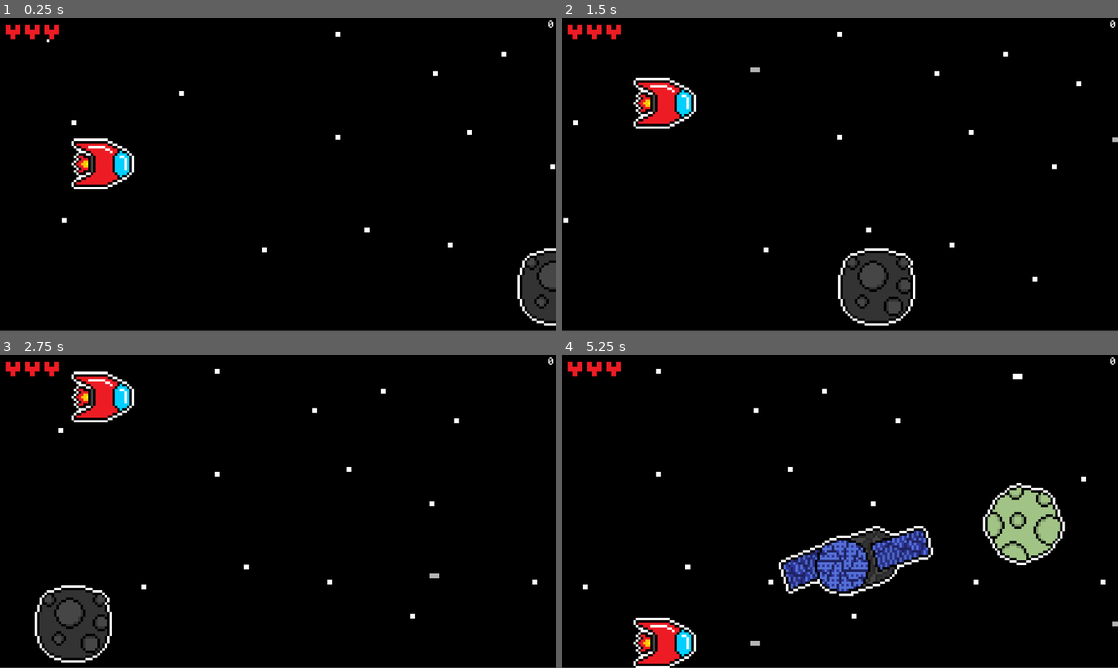
Above: before the commit, frames 1-4 (two rows, left to right).
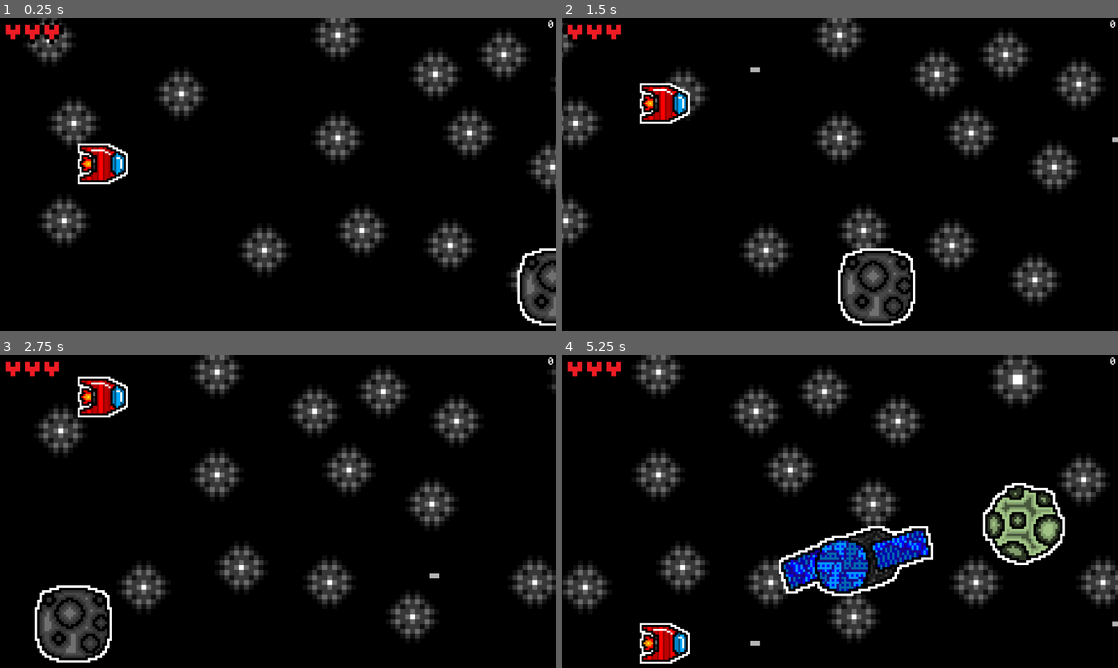
Above: after the commit, the same moments.

Repository: isaacreid7343-wq/Gasteroid-Destroyer
Game: Godot game, scene res://game_area.tscn
Two runs of this game, one before a commit and one after it. Both use one fixed random seed, a clock stepped at 60 frames per second and the inputs below.
Inputs:
- Up to frame 1 (0.25 s): no input
- Up to frame 2 (1.5 s): hold W (up) 0.53-1.28 s; tap D (shoot) at 0.6, 1.35 s; hold S (down) from 1.28 s (still down)
- Up to frame 3 (2.75 s): release S (down) at 2.03 s; hold W (up) from 2.03 s (still down); tap D (shoot) at 2.1 s
- Up to frame 4 (5.25 s): tap D (shoot) every 0.75 s from 2.85 to 5.1 s; release W (up) at 3.53 s; hold S (down) from 3.53 s (still down)

The runs differ from the first frame. In frame 1, 10% of the frame differs, in the area x 0-100%, y 0-100%; in frame 2, 11%; in frame 3, 11%; in frame 4, 17%.

Commit message:
Final Update

Diff:
--- a/Asteroid.tscn
+++ b/Asteroid.tscn
@@ -1,7 +1,7 @@
 [gd_scene format=3 uid="uid://b2m71lxbmfq1q"]
 
 [ext_resource type="Script" uid="uid://d4fisrc36nplv" path="res://asteroid.gd" id="1_n00aa"]
-[ext_resource type="Texture2D" uid="uid://dm31bj1do8bkp" path="res://Assets/pixil-frame-0 (3).png" id="2_n00aa"]
+[ext_resource type="Texture2D" uid="uid://bvpb2l7jr2dvs" path="res://Assets/Asteroid.png" id="2_n00aa"]
 
 [sub_resource type="CircleShape2D" id="CircleShape2D_dl81w"]
 radius = 89.02247
--- a/Player.gd
+++ b/Player.gd
@@ -4,21 +4,27 @@
 @onready var full_heart_3: Sprite2D = $"../Full Heart 3"
 
 @export var bulletScene: PackedScene
-@export var lives = 3
+var lives = 3
 
+func _ready() -> void:
+	get_child(0).play("3 Health")
 
 func _process(delta: float) -> void:
-	var input = Input.get_axis("up", "down")
-	position.y += (input * 600) * delta
-	if position.y >= 595:
-		position.y = 595
-	elif position.y <= 55:
-		position.y = 55
-	if Input.is_action_just_pressed("shoot"):
-		var node = bulletScene.instantiate()
-		node.position.y = position.y
-		node.position.x = position.x + 70
-		get_parent().add_child(node)
+	if get_parent().get_child(0).ending == false:
+		var input = Input.get_axis("up", "down")
+		position.y += (input * 600) * delta
+		if position.y >= 595:
+			position.y = 595
+		elif position.y <= 55:
+			position.y = 55
+		if Input.is_action_just_pressed("shoot"):
+			var node = bulletScene.instantiate()
+			node.position.y = position.y
+			node.position.x = position.x + 70
+			get_parent().add_child(node)
+	else:
+		if position.x < 1500:
+			position.x += 5
 
 func damage(damaged):
 	get_parent().get_child(0).boomSound()
@@ -28,23 +34,22 @@
 		full_heart_1.visible = true
 		full_heart_2.visible = true
 		full_heart_3.visible = true
-		get_child(0).visible = true
-		get_child(1).visible = false
-		get_child(2).visible = false
+		var Frame = get_child(0).frame
+		get_child(0).play("3 Health")
+		get_child(0).frame = Frame
 	if lives <= 0:
 		get_tree().reload_current_scene.call_deferred()
-		print("Game Ended")
 	if lives == 2:
 		full_heart_1.visible = true
 		full_heart_2.visible = true
 		full_heart_3.visible = false
-		get_child(0).visible = false
-		get_child(1).visible = true
-		get_child(2).visible = false
+		var Frame = get_child(0).frame
+		get_child(0).play("2 Health")
+		get_child(0).frame = Frame
 	elif lives == 1:
 		full_heart_1.visible = true
 		full_heart_2.visible = false
 		full_heart_3.visible = false
-		get_child(0).visible = false
-		get_child(1).visible = false
-		get_child(2).visible = true
+		var Frame = get_child(0).frame
+		get_child(0).play("1 Health")
+		get_child(0).frame = Frame
--- a/asteroid.gd
+++ b/asteroid.gd
@@ -1,6 +1,6 @@
 extends Area2D
 
-@export var audioPlayed = 0
+var audioPlayed = 0
 
 func _process(delta: float) -> void:
 	position.x -= 400 * delta
--- a/background.gd
+++ b/background.gd
@@ -1,14 +1,16 @@
 extends Sprite2D
 
-@export var stretches = 0
+var stretches = 0
+var ending = false
 
 func _process(delta: float) -> void:
-	position.x -= 100 * delta
+	if ending == false:
+		position.x -= 100 * delta
 	if position.x <= -385:
 		stretches += 1
 		position.x = 1553
 		print(stretches)
-		if stretches >= INF && get_parent().points >= INF:
+		if stretches >= -1 && get_parent().points >= 0:
 			get_parent().bossBattle()
 
 func boomSound():
--- a/broken_satellite.gd
+++ b/broken_satellite.gd
@@ -1,6 +1,6 @@
 extends Area2D
 
-@export var shot = 0
+var shot = 0
 
 func _process(delta: float) -> void:
 	position.x -= 400 * delta
--- a/broken_satellite.tscn
+++ b/broken_satellite.tscn
@@ -1,7 +1,7 @@
 [gd_scene format=3 uid="uid://lc1tbvomseb1"]
 
 [ext_resource type="Script" uid="uid://band6cm0wpyy4" path="res://broken_satellite.gd" id="1_irlbt"]
-[ext_resource type="Texture2D" uid="uid://c3r4fuaqyoadt" path="res://Assets/pixil-frame-0 (23).png" id="1_qxhs8"]
+[ext_resource type="Texture2D" uid="uid://7kdja0bcdull" path="res://Assets/Broken_Satellite.png" id="2_irlbt"]
 
 [sub_resource type="CapsuleShape2D" id="CapsuleShape2D_irlbt"]
 radius = 10.760168
@@ -13,7 +13,7 @@
 [node name="Sprite2D" type="Sprite2D" parent="." unique_id=1848283667]
 texture_filter = 1
 scale = Vector2(5, 5)
-texture = ExtResource("1_qxhs8")
+texture = ExtResource("2_irlbt")
 
 [node name="CollisionShape2D" type="CollisionShape2D" parent="." unique_id=168882778]
 position = Vector2(1, 3.7252903e-08)
--- a/bullet.gd
+++ b/bullet.gd
@@ -1,6 +1,4 @@
 extends Area2D
-
-
 
 func _process(delta: float) -> void:
 	position.x += 1000 * delta
@@ -14,4 +12,4 @@
 	get_parent().point(pointed)
 
 func _on_area_entered(_area: Area2D) -> void:
-	pass #get_parent().get_parent().get_child(0).get_child(0).boomSound()
+	get_parent().get_parent().get_child(0).get_child(0).boomSound()
--- a/game_area.tscn
+++ b/game_area.tscn
@@ -6,18 +6,105 @@
 [ext_resource type="PackedScene" uid="uid://lc1tbvomseb1" path="res://broken_satellite.tscn" id="4_tkan5"]
 [ext_resource type="PackedScene" uid="uid://etom1edy2il8" path="res://moon_rock.tscn" id="5_8mpgn"]
 [ext_resource type="PackedScene" uid="uid://bbbyvcx02a22v" path="res://the_roaring_knight_boss.tscn" id="6_vo5ts"]
-[ext_resource type="Texture2D" uid="uid://bjakqir7wphp8" path="res://Assets/pixil-frame-0 (8).png" id="7_pmdf5"]
+[ext_resource type="Texture2D" uid="uid://co8krov2kn7hj" path="res://Assets/Star Background.png" id="7_61s0r"]
 [ext_resource type="Script" uid="uid://chldoo0wih4x4" path="res://background.gd" id="8_hfa6h"]
 [ext_resource type="Script" uid="uid://ctddouvvky8au" path="res://Player.gd" id="9_k8014"]
 [ext_resource type="PackedScene" uid="uid://7l58r2jblbae" path="res://Bullet.tscn" id="10_8atkb"]
-[ext_resource type="Texture2D" uid="uid://dwoh4e387hjtg" path="res://Assets/pixil-frame-0 (10).png" id="11_7pd1o"]
 [ext_resource type="AudioStream" uid="uid://bhqfevpu21bee" path="res://Assets/Sounds/deltarune-explosion-sound-effect.mp3" id="11_twers"]
-[ext_resource type="Texture2D" uid="uid://beaq1hnpv20jl" path="res://Assets/pixil-frame-0 (9).png" id="12_ydyo8"]
-[ext_resource type="Texture2D" uid="uid://cae0rpkq13sma" path="res://Assets/pixil-frame-0 (7).png" id="13_vo5ts"]
+[ext_resource type="Texture2D" uid="uid://dhvxqtsd3p5q5" path="res://Assets/3rd_Level_Ship.ng1.png" id="12_30ex0"]
+[ext_resource type="Texture2D" uid="uid://dog1ciwwqdmq1" path="res://Assets/1st_Level_Ship1.png" id="12_pmdf5"]
+[ext_resource type="Texture2D" uid="uid://l4jvw31p0ryx" path="res://Assets/3rd_Level_Ship.ng2.png" id="13_a42sd"]
+[ext_resource type="Texture2D" uid="uid://6fq8fctoiqh7" path="res://Assets/1st_Level_Ship2.png" id="13_hfa6h"]
+[ext_resource type="Texture2D" uid="uid://rjktyqbacoee" path="res://Assets/3rd_Level_Ship.ng3.png" id="14_g7ptw"]
+[ext_resource type="Texture2D" uid="uid://df3i8nsa4ccj6" path="res://Assets/1st_Level_Ship3.png" id="14_k8014"]
 [ext_resource type="Texture2D" uid="uid://j4mnt2rbru5i" path="res://Assets/pixil-frame-0 (5).png" id="14_vo5ts"]
 [ext_resource type="AudioStream" uid="uid://beqi1n7vjrauq" path="res://Assets/Sounds/spamton_neo_mix_ex_wip.ogg" id="15_4ifhc"]
+[ext_resource type="Texture2D" uid="uid://ccn7cjd2euto3" path="res://Assets/1st_Level_Ship4.png" id="15_8atkb"]
+[ext_resource type="Texture2D" uid="uid://fxoh6k1taf4e" path="res://Assets/3rd_Level_Ship.ng4.png" id="15_cybnn"]
 [ext_resource type="Texture2D" uid="uid://7trbjdcn0v80" path="res://Assets/pixil-frame-0 (4).png" id="15_twers"]
+[ext_resource type="Texture2D" uid="uid://cxdyidkoy7bhm" path="res://Assets/3rd_Level_Ship.ng5.png" id="16_dntai"]
 [ext_resource type="FontFile" uid="uid://ddykhpydupbc6" path="res://Assets/Fonts/Minecraft.ttf" id="16_qcpok"]
+[ext_resource type="Texture2D" uid="uid://1372pe83uj6w" path="res://Assets/1st_Level_Ship5.png" id="16_xbol2"]
+[ext_resource type="Texture2D" uid="uid://cqnhb4sakon08" path="res://Assets/1st_Level_Ship6.png" id="17_8yxmt"]
+[ext_resource type="Texture2D" uid="uid://dm1a23y3nyjhd" path="res://Assets/3rd_Level_Ship.ng6.png" id="17_rul0p"]
+[ext_resource type="Texture2D" uid="uid://cgkulychqbgwt" path="res://Assets/2nd_Level_Ship1.png" id="18_utp2y"]
+[ext_resource type="Texture2D" uid="uid://kwefusooa1ye" path="res://Assets/2nd_Level_Ship2.png" id="19_ehfge"]
+[ext_resource type="Texture2D" uid="uid://d4foceyws6ktg" path="res://Assets/2nd_Level_Ship3.png" id="20_t7mre"]
+[ext_resource type="Texture2D" uid="uid://w6ixh3d7p5u2" path="res://Assets/2nd_Level_Ship4.png" id="21_1ipqc"]
+[ext_resource type="Texture2D" uid="uid://d2l1j0iahdkpv" path="res://Assets/2nd_Level_Ship5.png" id="22_2vcc3"]
+[ext_resource type="Texture2D" uid="uid://d3ldwdm0h20e4" path="res://Assets/2nd_Level_Ship6.png" id="23_ealag"]
+
+[sub_resource type="SpriteFrames" id="SpriteFrames_7ksya"]
+animations = [{
+"frames": [{
+"duration": 1.0,
+"texture": ExtResource("12_30ex0")
+}, {
+"duration": 1.0,
+"texture": ExtResource("13_a42sd")
+}, {
+"duration": 1.0,
+"texture": ExtResource("14_g7ptw")
+}, {
+"duration": 1.0,
+"texture": ExtResource("15_cybnn")
+}, {
+"duration": 1.0,
+"texture": ExtResource("16_dntai")
+}, {
+"duration": 1.0,
+"texture": ExtResource("17_rul0p")
+}],
+"loop": 1,
+"name": &"1 Health",
+"speed": 5.0
+}, {
+"frames": [{
+"duration": 1.0,
+"texture": ExtResource("18_utp2y")
+}, {
+"duration": 1.0,
+"texture": ExtResource("19_ehfge")
+}, {
+"duration": 1.0,
+"texture": ExtResource("20_t7mre")
+}, {
+"duration": 1.0,
+"texture": ExtResource("21_1ipqc")
+}, {
+"duration": 1.0,
+"texture": ExtResource("22_2vcc3")
+}, {
+"duration": 1.0,
+"texture": ExtResource("23_ealag")
+}],
+"loop": 1,
+"name": &"2 Health",
+"speed": 5.0
+}, {
+"frames": [{
+"duration": 1.0,
+"texture": ExtResource("12_pmdf5")
+}, {
+"duration": 1.0,
+"texture": ExtResource("13_hfa6h")
+}, {
+"duration": 1.0,
+"texture": ExtResource("14_k8014")
+}, {
+"duration": 1.0,
+"texture": ExtResource("15_8atkb")
+}, {
+"duration": 1.0,
+"texture": ExtResource("16_xbol2")
+}, {
+"duration": 1.0,
+"texture": ExtResource("17_8yxmt")
+}],
+"loop": 1,
+"name": &"3 Health",
+"speed": 5.0
+}]
 
 [sub_resource type="CapsuleShape2D" id="CapsuleShape2D_0hol4"]
 radius = 44.0
@@ -33,9 +120,9 @@
 
 [node name="Background" type="Sprite2D" parent="." unique_id=1342693481]
 texture_filter = 1
-position = Vector2(1553, 320.99997)
+position = Vector2(1553, 322)
 scale = Vector2(10.124999, 10.124999)
-texture = ExtResource("7_pmdf5")
+texture = ExtResource("7_61s0r")
 script = ExtResource("8_hfa6h")
 
 [node name="BoomSound" type="AudioStreamPlayer" parent="Background" unique_id=265142372]
@@ -47,28 +134,21 @@
 script = ExtResource("9_k8014")
 bulletScene = ExtResource("10_8atkb")
 
-[node name="Player Full Health" type="Sprite2D" parent="Player" unique_id=1588637638]
-texture_filter = 1
-scale = Vector2(5, 5)
-texture = ExtResource("13_vo5ts")
-
-[node name="Player 2 Health" type="Sprite2D" parent="Player" unique_id=1935771771]
-visible = false
-texture_filter = 1
-scale = Vector2(5, 5)
-texture = ExtResource("12_ydyo8")
-
-[node name="Player 1 Health" type="Sprite2D" parent="Player" unique_id=1618459442]
-visible = false
-texture_filter = 1
-scale = Vector2(5, 5)
-texture = ExtResource("11_7pd1o")
+[node name="Player Sprite" type="AnimatedSprite2D" parent="Player" unique_id=528956980]
+texture_filter = 1
+scale = Vector2(4, 4)
+sprite_frames = SubResource("SpriteFrames_7ksya")
+animation = &"1 Health"
 
 [node name="Player" type="Area2D" parent="Player" unique_id=1064565964]
 
 [node name="CollisionShape2D" type="CollisionShape2D" parent="Player/Player" unique_id=1268731679]
 rotation = 1.5707964
 shape = SubResource("CapsuleShape2D_0hol4")
+
+[node name="Timer" type="Timer" parent="Player" unique_id=1267173635]
+wait_time = 0.5
+one_shot = true
 
 [node name="Camera2D" type="Camera2D" parent="." unique_id=1998053375]
 position = Vector2(574, 322)
@@ -128,4 +208,5 @@
 theme_override_font_sizes/font_size = 20
 horizontal_alignment = 2
 
+[connection signal="timeout" from="Player/Timer" to="Player" method="_on_timer_timeout"]
 [connection signal="timeout" from="Timer" to="." method="_on_timer_timeout"]
--- a/game_arena.gd
+++ b/game_arena.gd
@@ -5,10 +5,10 @@
 @export var brokenSatelliteScene: PackedScene
 @export var moonRockScene: PackedScene
 @export var bossSceneNo1: PackedScene
-@export var turn = 1
-@export var points = 0
-@export var pointLives = 0
-@export var bossStart = 0
+var turn = 1
+var points = 0
+var pointLives = 0
+var bossStart = 0
 
 func _ready() -> void:
 	point_counter.text = str(0)
@@ -31,6 +31,21 @@
 		pointLives += 1
 		get_child(1).damage(-1)
 	elif points >= 5000 && pointLives == 4:
+		pointLives += 1
+		get_child(1).damage(-1)
+	elif points >= 6000 && pointLives == 5:
+		pointLives += 1
+		get_child(1).damage(-1)
+	elif points >= 7000 && pointLives == 6:
+		pointLives += 1
+		get_child(1).damage(-1)
+	elif points >= 8000 && pointLives == 7:
+		pointLives += 1
+		get_child(1).damage(-1)
+	elif points >= 9000 && pointLives == 8:
+		pointLives += 1
+		get_child(1).damage(-1)
+	elif points >= 10000 && pointLives == 9:
 		pointLives += 1
 		get_child(1).damage(-1)
 
--- a/moon_rock.gd
+++ b/moon_rock.gd
@@ -1,5 +1,5 @@
 extends Area2D
-@export var shot = false
+var shot = false
 
 func _process(delta: float) -> void:
 	if shot == false:
--- a/moon_rock.tscn
+++ b/moon_rock.tscn
@@ -1,7 +1,7 @@
 [gd_scene format=3 uid="uid://etom1edy2il8"]
 
 [ext_resource type="Script" uid="uid://ha2ei3nllhag" path="res://moon_rock.gd" id="1_x8y0b"]
-[ext_resource type="Texture2D" uid="uid://s7apg7l20ojy" path="res://Assets/pixil-frame-0 (19).png" id="2_x8y0b"]
+[ext_resource type="Texture2D" uid="uid://brntlkucjeyjt" path="res://Assets/Moon Rock.png" id="2_x8y0b"]
 
 [sub_resource type="CircleShape2D" id="CircleShape2D_x8y0b"]
 radius = 80.024994
--- a/points.gd
+++ /dev/null
@@ -1,6 +0,0 @@
-extends Label
-@export var points = 0
-
-func asteroidDestroy():
-	points += 10
-	print(points)
--- a/satellite.tscn
+++ b/satellite.tscn
@@ -1,7 +1,7 @@
 [gd_scene format=3 uid="uid://3bmani0uu35m"]
 
 [ext_resource type="Script" uid="uid://d4fo6h74okhww" path="res://satellite.gd" id="1_u2kwt"]
-[ext_resource type="Texture2D" uid="uid://dra584764xpcv" path="res://Assets/pixil-frame-0 (11).png" id="2_47pra"]
+[ext_resource type="Texture2D" uid="uid://ckuiofg8amj3r" path="res://Assets/Satellite.png" id="2_47pra"]
 
 [sub_resource type="CapsuleShape2D" id="CapsuleShape2D_47pra"]
 radius = 50.69501
--- a/star_attack.gd
+++ /dev/null
@@ -1,12 +0,0 @@
-extends Area2D
-
-func _on_area_entered(area: Area2D) -> void:
-	if visible == true:
-		if area.name == "Player":
-			area.get_parent().damage(1)
-
-func on_timer_executed():
-	visible = true
-
-func on_timer_not_executed():
-	visible = false
--- /dev/null
+++ b/star_attack_1.gd
@@ -0,0 +1,25 @@
+extends Area2D
+
+var Started = false
+
+func on_timer_executed():
+	visible = true
+	Started = true
+	get_parent().rotation_degrees = randi_range(-30, 30)
+	position.x = 0
+
+func on_timer_not_executed():
+	visible = false
+	Started = false
+	position.x = 0
+
+func _process(delta: float) -> void:
+	if Started == true:
+		position.x -= 7
+		if position.x <= -1350:
+			Started = false
+
+func _on_area_entered(area: Area2D) -> void:
+	if visible == true:
+		if area.name == "Player":
+			area.get_parent().damage(1)
--- /dev/null
+++ b/star_attack_2.gd
@@ -0,0 +1,25 @@
+extends Area2D
+
+var Started = false
+
+func on_timer_executed():
+	visible = true
+	Started = true
+	get_parent().rotation_degrees = randi_range(-30, 30)
+	position.x = 0
+
+func on_timer_not_executed():
+	visible = false
+	Started = false
+	position.x = 0
+
+func _process(delta: float) -> void:
+	if Started == true:
+		position.x -= 7
+		if position.x <= -1350:
+			Started = false
+
+func _on_area_entered(area: Area2D) -> void:
+	if visible == true:
+		if area.name == "Player":
+			area.get_parent().damage(1)
--- /dev/null
+++ b/star_attack_3.gd
@@ -0,0 +1,25 @@
+extends Area2D
+
+var Started = false
+
+func on_timer_executed():
+	visible = true
+	Started = true
+	get_parent().rotation_degrees = randi_range(-30, 30)
+	position.x = 0
+
+func on_timer_not_executed():
+	visible = false
+	Started = false
+	position.x = 0
+
+func _process(delta: float) -> void:
+	if Started == true:
+		position.x -= 7
+		if position.x <= -1350:
+			Started = false
+
+func _on_area_entered(area: Area2D) -> void:
+	if visible == true:
+		if area.name == "Player":
+			area.get_parent().damage(1)
--- a/the_roaring_knight.gd
+++ b/the_roaring_knight.gd
@@ -1,8 +1,9 @@
 extends Area2D
-@export var audioPlayed = 0
-@export var attack = randi_range(1, 1)
-@export var bossBattleStarted = 0
-@export var time_passed = 0
+var audioPlayed = 0
+var attack = randi_range(1, 1)
+var bossBattleStarted = 0
+var time_passed = 0
+var health = 3
 
 func _ready() -> void:
 	position.x = 1385
@@ -19,7 +20,6 @@
 		position.x = 1152
 		position.y = sin(time_passed) * 50 + 324
 		if get_parent().get_parent().bossStart == 1 && bossBattleStarted == 0:
-			print("egg2")
 			bossBattle()
 			bossBattleStarted = 1
 		if audioPlayed == 0:
@@ -33,18 +33,35 @@
 		audioPlayed = 0
 
 func bossBattle():
-	attack = randi_range(1, 5)
+	attack = randi_range(1, 2)
 	get_child(3).start()
 
 func _on_attack_timer_timeout() -> void:
-	print("Attack = " + str(attack))
 	#get_tree().paused = true
 	if attack == 1:
 		get_parent().get_child(1).on_timer_executed()
 	else:
 		get_parent().get_child(1).on_timer_not_executed()
 	if attack == 2:
-		get_parent().get_child(2).on_timer_executed()
+		get_parent().get_child(2).get_child(0).on_timer_executed()
+		get_parent().get_child(3).get_child(0).on_timer_executed()
+		get_parent().get_child(4).get_child(0).on_timer_executed()
+		get_parent().get_child(5).get_child(0).on_timer_executed()
+		get_parent().get_child(6).get_child(0).on_timer_executed()
 	else:
-		get_parent().get_child(2).on_timer_not_executed()
+		get_parent().get_child(2).get_child(0).on_timer_not_executed()
+		get_parent().get_child(3).get_child(0).on_timer_not_executed()
+		get_parent().get_child(4).get_child(0).on_timer_not_executed()
+		get_parent().get_child(5).get_child(0).on_timer_not_executed()
+		get_parent().get_child(6).get_child(0).on_timer_not_executed()
 	bossBattle()
+
+func _on_area_entered(area: Area2D) -> void:
+	if area.has_meta("Bullet"):
+		health -= 1
+		print("health = " + str(health))
+		area.get_parent().point(10)
+		area.queue_free()
+		if health <= 0:
+			get_parent().get_parent().get_child(0).ending = true
+			get_parent().queue_free()
--- a/the_roaring_knight_boss.tscn
+++ b/the_roaring_knight_boss.tscn
@@ -5,8 +5,10 @@
 [ext_resource type="AudioStream" uid="uid://crfqv2m2ulgqv" path="res://Assets/Sounds/30. Black Knife (DELTARUNE Chapter 34 Soundtrack) - Toby Fox.mp3" id="3_qlu7v"]
 [ext_resource type="Texture2D" uid="uid://c052d3isjtync" path="res://Assets/pixil-frame-0 (28).png" id="4_7fi36"]
 [ext_resource type="Script" uid="uid://bksb0x73e4ndk" path="res://trk_slash.gd" id="4_qlu7v"]
-[ext_resource type="Script" uid="uid://bl07406be1214" path="res://star_attack.gd" id="6_716nj"]
+[ext_resource type="Script" uid="uid://bl07406be1214" path="res://star_attack_1.gd" id="6_716nj"]
 [ext_resource type="Texture2D" uid="uid://cw3xgxx8jq3l7" path="res://Assets/pixil-frame-0 (30).png" id="7_jl6ss"]
+[ext_resource type="Script" uid="uid://da0da7s8vjhug" path="res://star_attack_2.gd" id="8_0q2yu"]
+[ext_resource type="Script" uid="uid://7p48ba08knbj" path="res://star_attack_3.gd" id="9_b837m"]
 
 [sub_resource type="CapsuleShape2D" id="CapsuleShape2D_qlu7v"]
 radius = 4.0
@@ -41,10 +43,10 @@
 shape = SubResource("CapsuleShape2D_qlu7v")
 
 [node name="AttackTimer" type="Timer" parent="The Roaring Knight" unique_id=438818670]
-wait_time = 3.0
+wait_time = 2.0
 
 [node name="TRKSlash" type="Area2D" parent="." unique_id=1645596256]
-position = Vector2(203, 154.00002)
+position = Vector2(1250, 154)
 scale = Vector2(5, 5)
 script = ExtResource("4_qlu7v")
 
@@ -57,19 +59,92 @@
 position = Vector2(1.5999999, 3.1999967)
 shape = SubResource("CapsuleShape2D_xayt3")
 
-[node name="Star Attack" type="Area2D" parent="." unique_id=1593324614]
+[node name="Star Attack 1" type="Node2D" parent="." unique_id=105947064]
+position = Vector2(1006, 310)
+
+[node name="Star Attack" type="Area2D" parent="Star Attack 1" unique_id=1593324614]
 visible = false
-position = Vector2(1006, 310)
+scale = Vector2(0.99999994, 0.99999994)
 script = ExtResource("6_716nj")
 
-[node name="Sprite2D" type="Sprite2D" parent="Star Attack" unique_id=1214956328]
+[node name="Sprite2D" type="Sprite2D" parent="Star Attack 1/Star Attack" unique_id=1214956328]
 texture_filter = 1
 scale = Vector2(10, 10)
 texture = ExtResource("7_jl6ss")
 
-[node name="CollisionShape2D" type="CollisionShape2D" parent="Star Attack" unique_id=1893511746]
+[node name="CollisionShape2D" type="CollisionShape2D" parent="Star Attack 1/Star Attack" unique_id=1893511746]
 shape = SubResource("CapsuleShape2D_0q2yu")
 
+[node name="Star Attack 2" type="Node2D" parent="." unique_id=1548062161]
+position = Vector2(1006, 310)
+
+[node name="Star Attack" type="Area2D" parent="Star Attack 2" unique_id=1536083816]
+visible = false
+scale = Vector2(0.99999994, 0.99999994)
+script = ExtResource("8_0q2yu")
+
+[node name="Sprite2D" type="Sprite2D" parent="Star Attack 2/Star Attack" unique_id=2089637905]
+texture_filter = 1
+scale = Vector2(10, 10)
+texture = ExtResource("7_jl6ss")
+
+[node name="CollisionShape2D" type="CollisionShape2D" parent="Star Attack 2/Star Attack" unique_id=1919207646]
+shape = SubResource("CapsuleShape2D_0q2yu")
+
+[node name="Star Attack 3" type="Node2D" parent="." unique_id=197630518]
+position = Vector2(1006, 310)
+
+[node name="Star Attack" type="Area2D" parent="Star Attack 3" unique_id=859251391]
+visible = false
+scale = Vector2(0.99999994, 0.99999994)
+script = ExtResource("9_b837m")
+
+[node name="Sprite2D" type="Sprite2D" parent="Star Attack 3/Star Attack" unique_id=2049837119]
+texture_filter = 1
+scale = Vector2(10, 10)
+texture = ExtResource("7_jl6ss")
+
+[node name="CollisionShape2D" type="CollisionShape2D" parent="Star Attack 3/Star Attack" unique_id=33747593]
+shape = SubResource("CapsuleShape2D_0q2yu")
+
+[node name="Star Attack 4" type="Node2D" parent="." unique_id=1605295220]
+position = Vector2(1006, 310)
+
+[node name="Star Attack" type="Area2D" parent="Star Attack 4" unique_id=1626573762]
+visible = false
+scale = Vector2(0.99999994, 0.99999994)
+script = ExtResource("9_b837m")
+
+[node name="Sprite2D" type="Sprite2D" parent="Star Attack 4/Star Attack" unique_id=2013711402]
+texture_filter = 1
+scale = Vector2(10, 10)
+texture = ExtResource("7_jl6ss")
+
+[node name="CollisionShape2D" type="CollisionShape2D" parent="Star Attack 4/Star Attack" unique_id=1095096001]
+shape = SubResource("CapsuleShape2D_0q2yu")
+
+[node name="Star Attack 5" type="Node2D" parent="." unique_id=992028363]
+position = Vector2(1006, 310)
+
+[node name="Star Attack" type="Area2D" parent="Star Attack 5" unique_id=440366684]
+visible = false
+scale = Vector2(0.99999994, 0.99999994)
+script = ExtResource("9_b837m")
+
+[node name="Sprite2D" type="Sprite2D" parent="Star Attack 5/Star Attack" unique_id=2006121089]
+texture_filter = 1
+scale = Vector2(10, 10)
+texture = ExtResource("7_jl6ss")
+
+[node name="CollisionShape2D" type="CollisionShape2D" parent="Star Attack 5/Star Attack" unique_id=2137022828]
+shape = SubResource("CapsuleShape2D_0q2yu")
+
+[connection signal="area_entered" from="The Roaring Knight" to="The Roaring Knight" method="_on_area_entered"]
 [connection signal="timeout" from="The Roaring Knight/Music/AudioTimer" to="The Roaring Knight" method="_on_audio_timer_timeout"]
 [connection signal="timeout" from="The Roaring Knight/AttackTimer" to="The Roaring Knight" method="_on_attack_timer_timeout"]
 [connection signal="area_entered" from="TRKSlash" to="TRKSlash" method="_on_area_entered"]
+[connection signal="area_entered" from="Star Attack 1/Star Attack" to="Star Attack 1/Star Attack" method="_on_area_entered"]
+[connection signal="area_entered" from="Star Attack 2/Star Attack" to="Star Attack 2/Star Attack" method="_on_area_entered"]
+[connection signal="area_entered" from="Star Attack 3/Star Attack" to="Star Attack 3/Star Attack" method="_on_area_entered"]
+[connection signal="area_entered" from="Star Attack 4/Star Attack" to="Star Attack 4/Star Attack" method="_on_area_entered"]
+[connection signal="area_entered" from="Star Attack 5/Star Attack" to="Star Attack 5/Star Attack" method="_on_area_entered"]
--- a/trk_slash.gd
+++ b/trk_slash.gd
@@ -1,4 +1,6 @@
 extends Area2D
+
+var Started = false
 
 func _on_area_entered(area: Area2D) -> void:
 	if visible == true:
@@ -6,12 +8,20 @@
 			area.get_parent().damage(1)
 
 func on_timer_executed():
+	position.x = 1250
 	var positivity = randi_range(1, 2)
+	Started = true
 	if positivity == 1:
 		position.y = 154
 	elif positivity == 2:
 		position.y = 449
 	visible = true
 
+func _process(delta: float) -> void:
+	if Started == true:
+		position.x -= 15
+	if position.x <= -50:
+		Started = false
+
 func on_timer_not_executed():
 	visible = false
Binary file added: Assets/1st_Level_Ship1.png
Not shown, added: Assets/1st_Level_Ship1.png.import
Binary file added: Assets/1st_Level_Ship2.png
Not shown, added: Assets/1st_Level_Ship2.png.import
Binary file added: Assets/1st_Level_Ship3.png
Not shown, added: Assets/1st_Level_Ship3.png.import
Binary file added: Assets/1st_Level_Ship4.png
Not shown, added: Assets/1st_Level_Ship4.png.import
Binary file added: Assets/1st_Level_Ship5.png
Not shown, added: Assets/1st_Level_Ship5.png.import
Binary file added: Assets/1st_Level_Ship6.png
Not shown, added: Assets/1st_Level_Ship6.png.import
(and 55 more such lines)
